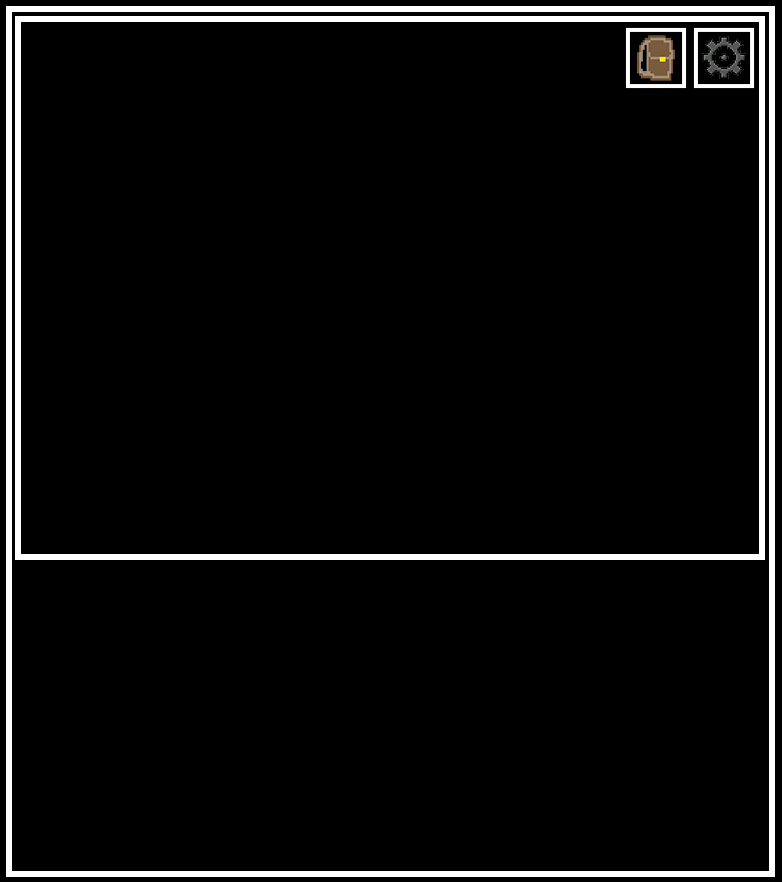
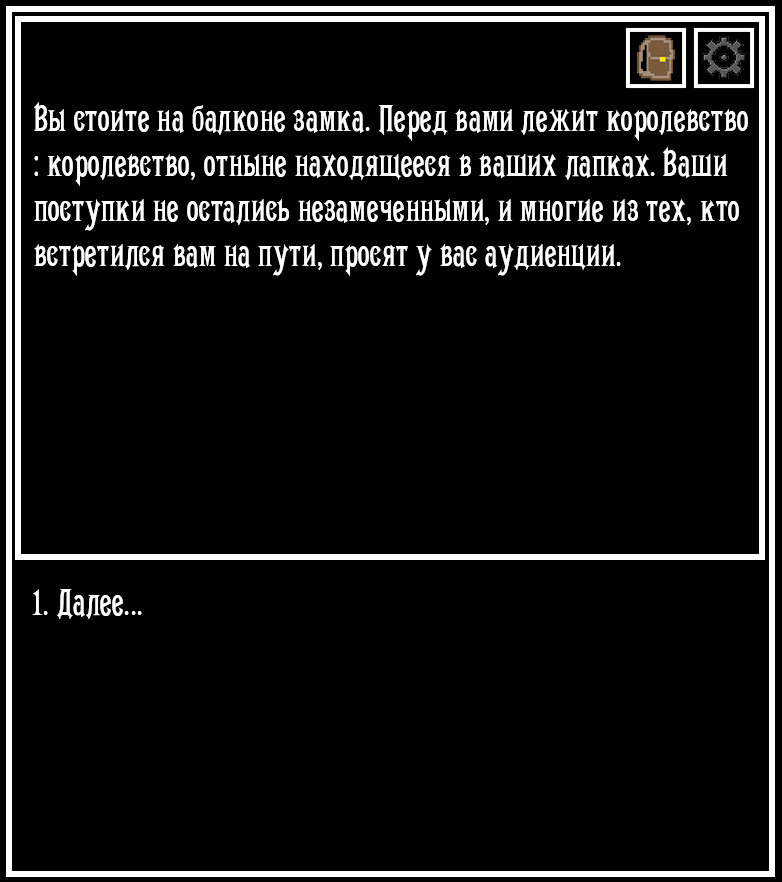
Two versions of the same layered image (782 × 882). Layer-by-layer changes:
renamed "1. Подойти к отцу" to "1. Далее...", showed it, painted on it over [32, 589, 142, 619]
renamed "Ваша история начинается в маленькой деревеньке Кваково, находящ" to "Вы стоите на балконе замка. Перед вами лежит королевство : коро", showed it, painted on it over [34, 102, 748, 276]
